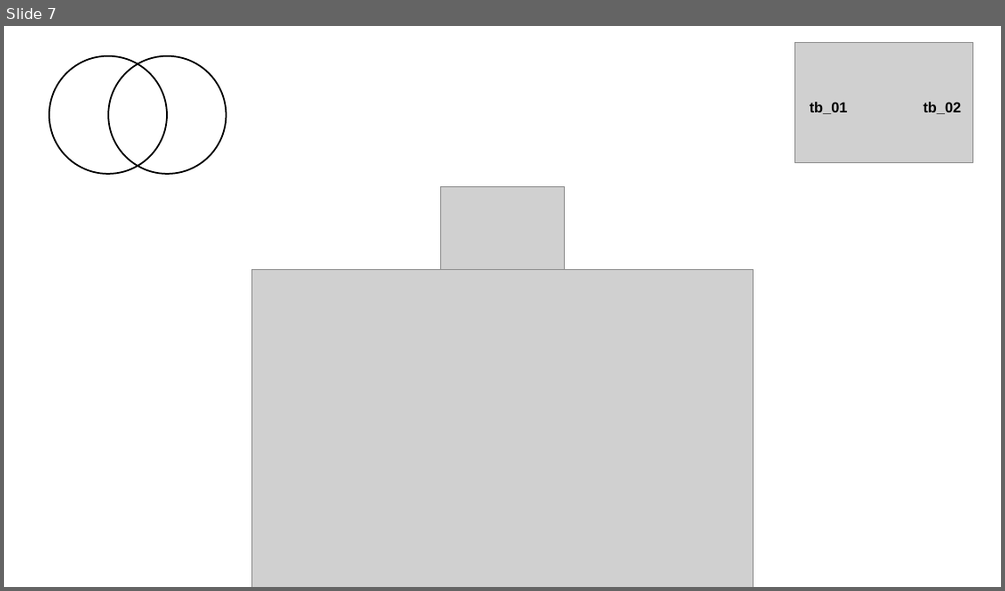
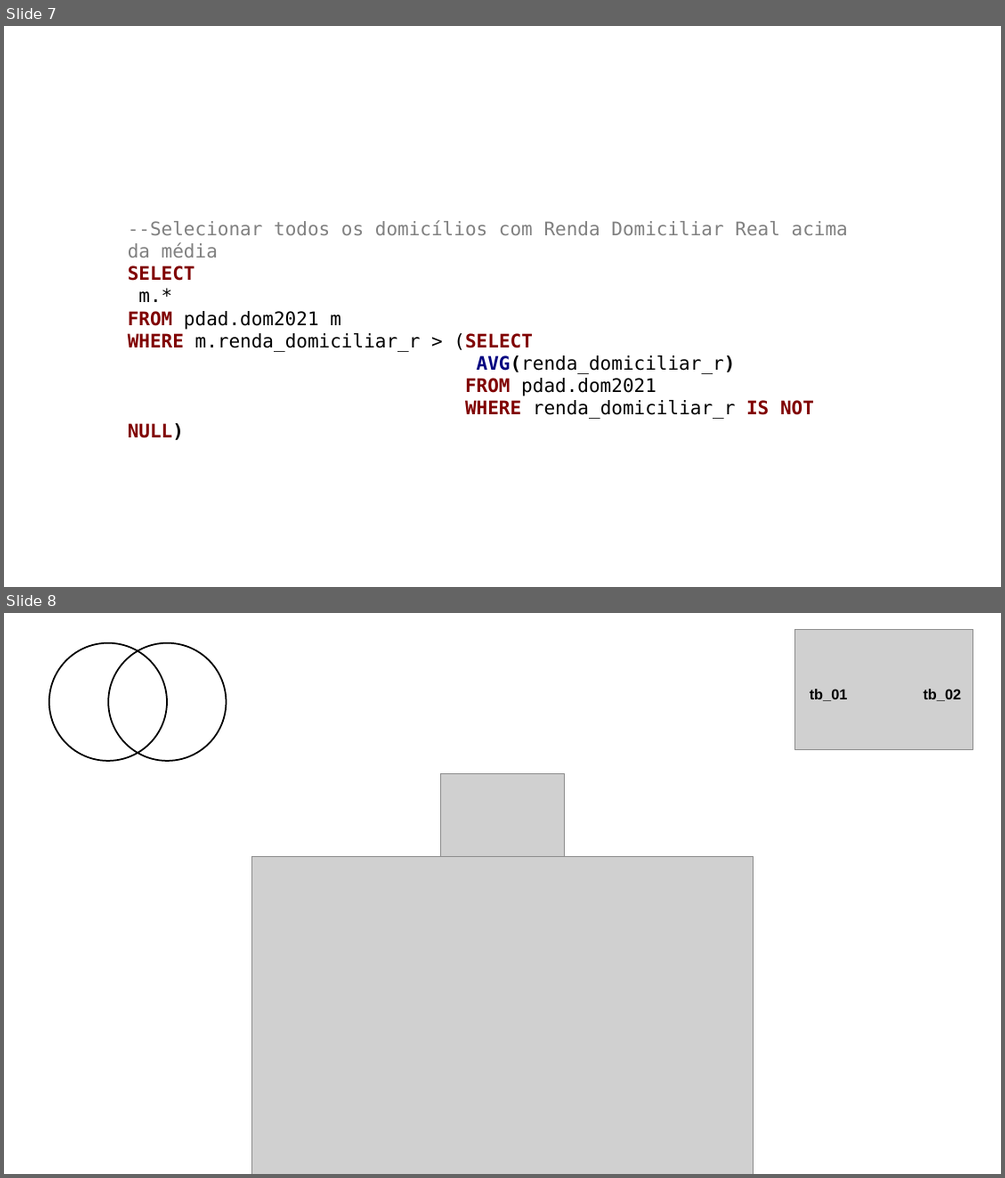
Before and after one commit to kidlulu/curso_sql, a slide deck: figuras/figuras.pptx. Shown one above the other, each under a label of ours: slide 7 before the commit, slides 7 and 8 after it. The pictures are 1005x591 and 1005x1178 pixels, drawn with LibreOffice and Linux fonts; fonts in the diff are those of the drawing; grey boxes stand for pictures. Boxes give left, top, right and bottom in pixels: in the first picture for what was removed or moved away, otherwise in the second. Text is boxed around its words. In the diff, an @@ line names an element or a change of style, - is before the commit and + after.

```diff
--- a/figuras/figuras.pptx
+++ b/figuras/figuras.pptx
@@ slide 7 added at <box>4,26,1001,587</box>, background #FFFFFF @@
@@ text added at <box>128,220,848,440</box>, 18 pt, text #000000 @@
+--Selecionar todos os domicílios com Renda Domiciliar Real acima da média
+SELECT
+m.*
+FROM pdad.dom2021 m
+WHERE m.renda_domiciliar_r > (SELECT
+AVG(renda_domiciliar_r)
+FROM pdad.dom2021
+WHERE renda_domiciliar_r IS NOT NULL)
@@ what was slide 7 is now slide 8 @@
```
Also in this commit, not shown: 7 other files.
